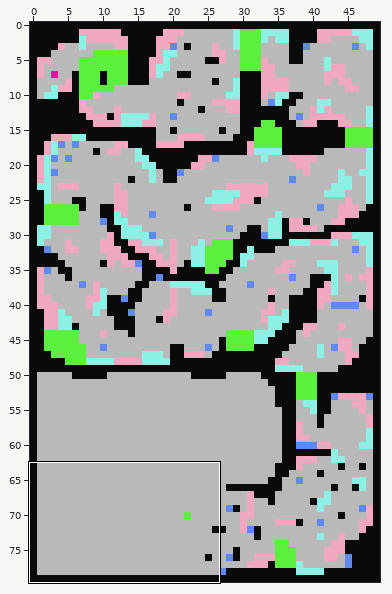
Two states of a Tiled map, Assets/maps/map1.tmx. The first picture is a wide view before the edit; the outline marks the close-up.
Close-up. Before the edit:
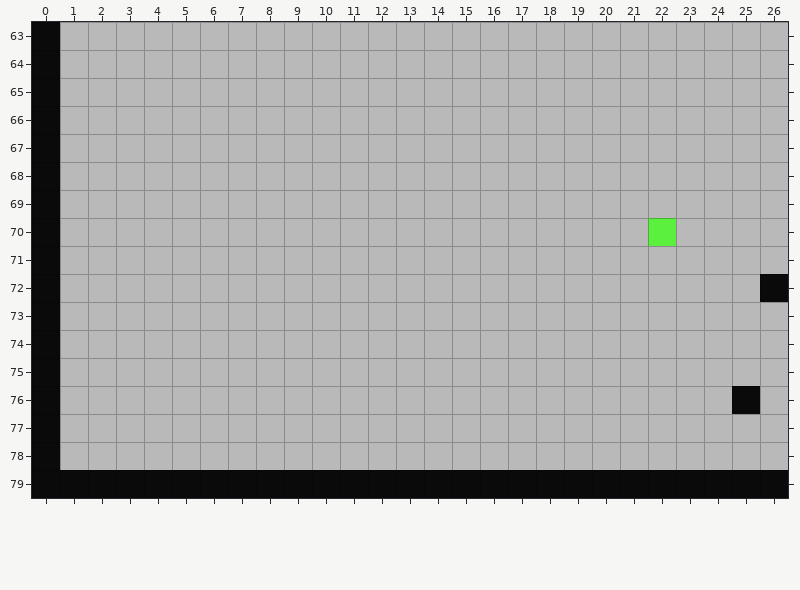
Cells are 32x32 px. Shown: x 0..26, y 63..79. The commit also changed other parts of the map, which this record leaves out.
The result:
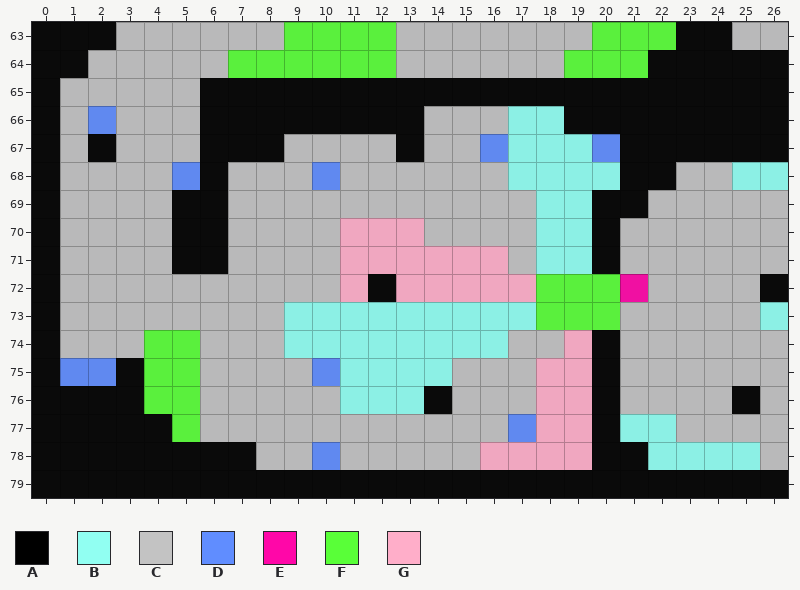
Key: from "tiles": A 0, B 1, C 2, D 3, E 4, F 6, G 7.
_ is an empty cell.
The edit:
Layer "Tile Layer 1":
Tile C becomes tile A in row 63 at x 1 to 2 and 23 to 24; in row 64 at x 1 and 22 to 26; in row 65 at x 6 to 26; in row 66 at x 6 to 13 and 19 to 26; in row 67 at x 2, 6 to 8, 13 and 21 to 26; in row 68 at x 6 and 21 to 22.
Tile C becomes tile A in row 69 at x 5 to 6 and 20 to 21; in rows 70 to 71 at x 5 to 6 and 20; in row 72 at x 12; in row 74 at x 20; in row 75 at x 3 and 20; in row 76 at x 1 to 3, 14 and 20.
Tile C becomes tile A in row 77 at x 1 to 4 and 20; in row 78 at x 1 to 7 and 20 to 21.
Tile C becomes tile B in row 66 at x 17 to 18; in row 67 at x 17 to 19; in row 68 at x 17 to 20 and 25 to 26; in rows 69 to 71 at x 18 to 19; in row 73 at x 9 to 17 and 26; in row 74 at x 9 to 16.
Tile C becomes tile B in row 75 at x 11 to 14; in row 76 at x 11 to 13; in row 77 at x 21 to 22; in row 78 at x 22 to 25.
Tile F becomes tile C in row 70 at x 22.
Tile C becomes tile D in row 66 at x 2; in row 67 at x 16 and 20; in row 68 at x 5 and 10; in row 75 at x 1 to 2 and 10; in row 77 at x 17; in row 78 at x 10.
Tile C becomes tile E in row 72 at x 21.
Tile C becomes tile F in row 63 at x 9 to 12 and 20 to 22; in row 64 at x 7 to 12 and 19 to 21; in rows 72 to 73 at x 18 to 20; in rows 74 to 76 at x 4 to 5; in row 77 at x 5.
Tile C becomes tile G in row 70 at x 11 to 13; in row 71 at x 11 to 16; in row 72 at x 11 and 13 to 17; in row 74 at x 19; in rows 75 to 77 at x 18 to 19; in row 78 at x 16 to 19.
Where, in picture pixels (left, top, right, bottom), the same in both close-ups:
changed: (60, 22, 788, 470)
